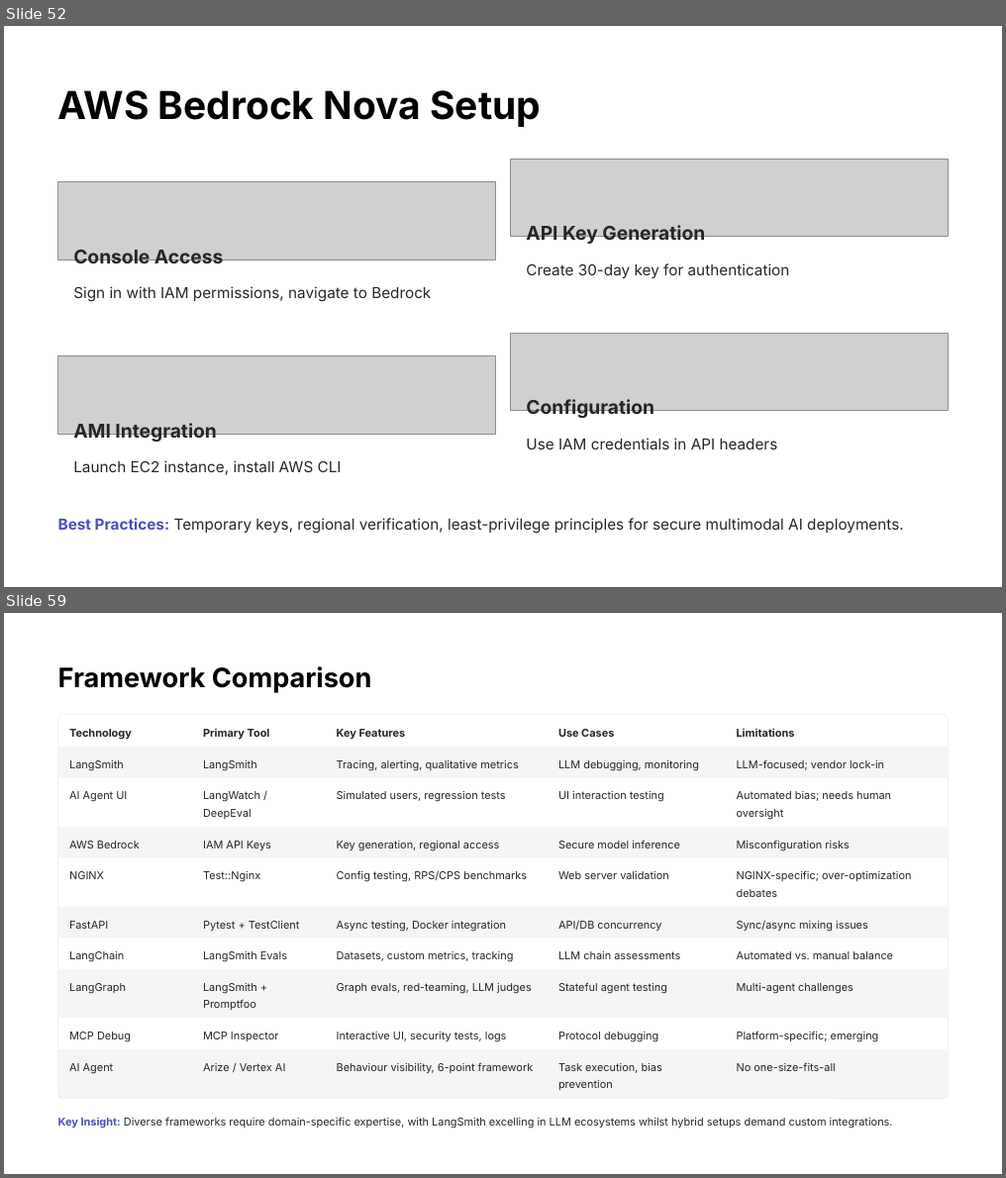
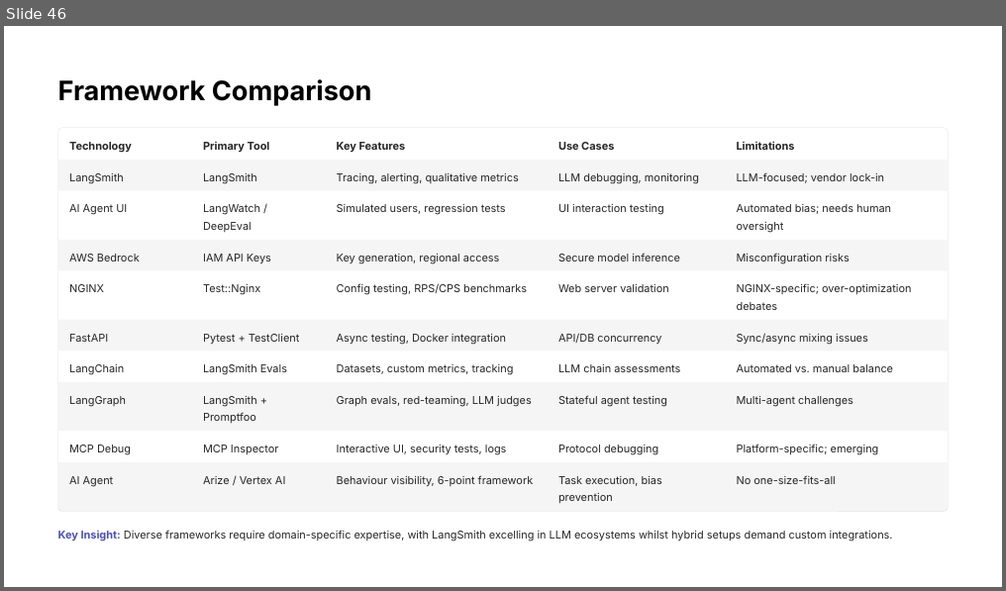
Before and after one commit to enoch-sit/proj01_chatbot_edu, a slide deck: week08/AI Agent Design III LangSmith-and-Evaluation-Frameworks.pptx. Shown one above the other, each under a label of ours: slides 52 and 59 before the commit, slide 46 after it; the slides between them are not shown. The pictures are 1006x1178 and 1006x591 pixels, drawn with LibreOffice and Linux fonts; fonts in the diff are those of the drawing; grey boxes stand for pictures. Boxes give left, top, right and bottom in pixels: in the first picture for what was removed or moved away, otherwise in the second. Text is boxed around its words. In the diff, an @@ line names an element or a change of style, - is before the commit and + after.

```diff
--- a/week08/AI Agent Design III LangSmith-and-Evaluation-Frameworks.pptx
+++ b/week08/AI Agent Design III LangSmith-and-Evaluation-Frameworks.pptx
@@ slide 52 removed at bbox=[4, 26, 1002, 587], background #000000; not listed: 1 template element that a slide beside it also shows @@
@@ text removed at bbox=[58, 90, 541, 127] @@
-AWS Bedrock Nova Setup
@@ picture removed at bbox=[511, 159, 947, 237] @@
@@ picture removed at bbox=[58, 182, 495, 260] @@
@@ text removed at bbox=[526, 225, 705, 245] @@
-API Key Generation
@@ text removed at bbox=[73, 250, 224, 269] @@
-Console Access
@@ text removed at bbox=[73, 286, 431, 302] @@
-Sign in with IAM permissions, navigate to Bedrock
@@ text removed at bbox=[526, 264, 790, 278] @@
-Create 30-day key for authentication
@@ picture removed at bbox=[511, 333, 947, 411] @@
@@ picture removed at bbox=[58, 356, 495, 434] @@
@@ text removed at bbox=[526, 399, 654, 419] @@
-Configuration
@@ text removed at bbox=[73, 423, 216, 443] @@
-AMI Integration
@@ text removed at bbox=[526, 438, 778, 450] @@
-Use IAM credentials in API headers
@@ text removed at bbox=[73, 461, 342, 475] @@
-Launch EC2 instance, install AWS CLI
@@ text removed at bbox=[58, 518, 904, 534] @@
-Best Practices: Temporary keys, regional verification, least-privilege principles for secure multimodal AI deployments.
@@ what was slide 59 is now slide 46 @@
```
Also in this commit, not shown: 10 slides changed, 1 slide added, 13 other slides removed, 28 other files.
